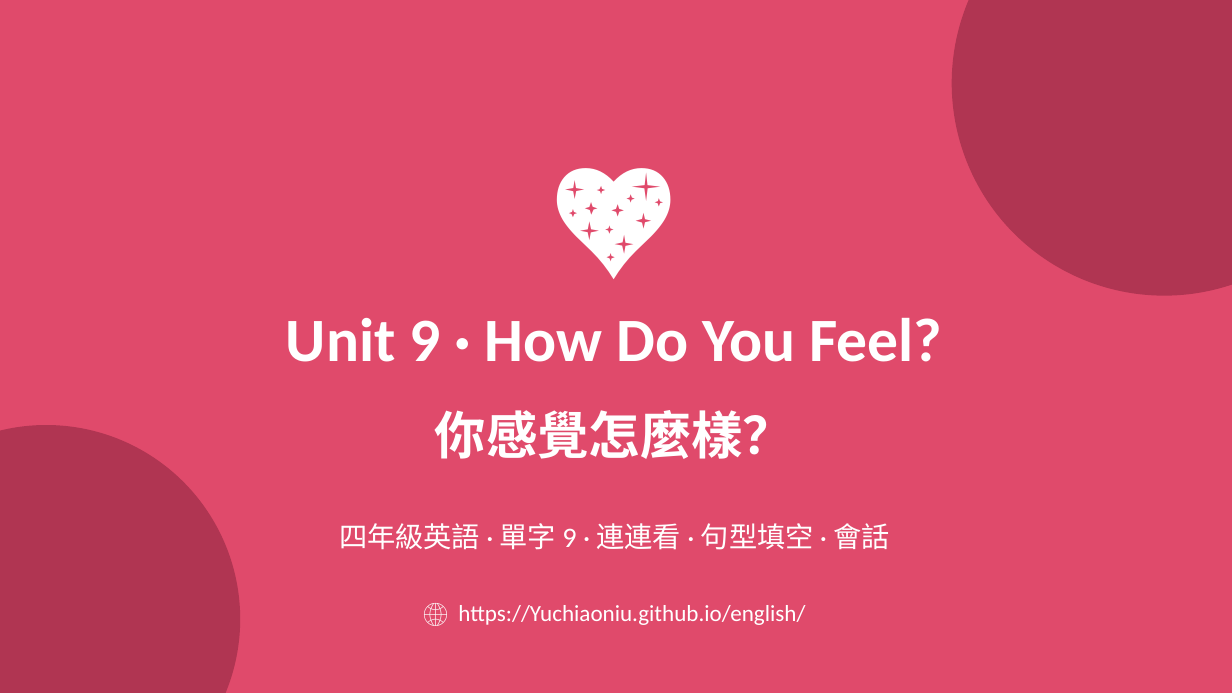
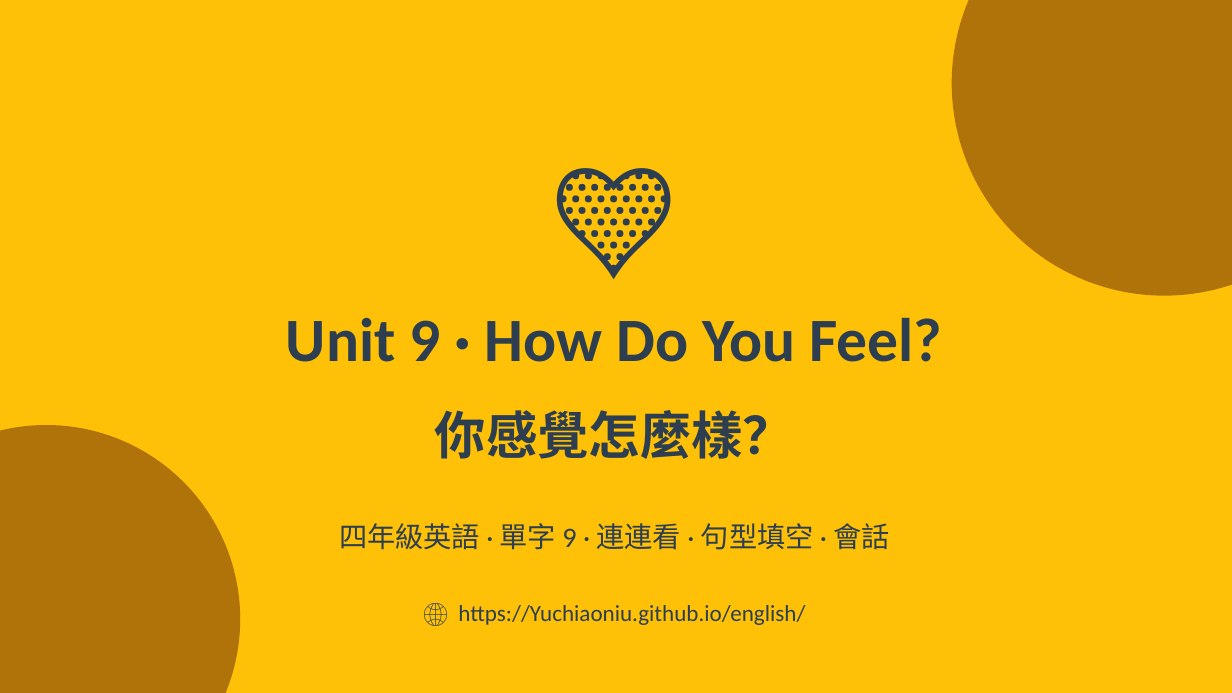
Before and after one commit to Yuchiaoniu/english, a slide deck: slide 1 of Unit9_How_Do_You_Feel.pptx. Drawn at 1232x693 pixels with LibreOffice and Linux fonts; fonts in the diff are those of the drawing. Boxes give left, top, right and bottom in pixels: in the first picture for what was removed or moved away, otherwise in the second. Text is boxed around its words. In the diff, an @@ line names an element or a change of style, - is before the commit and + after.

```diff
--- a/Unit9_How_Do_You_Feel.pptx
+++ b/Unit9_How_Do_You_Feel.pptx
@@ background #E04A6B to #FFC107 @@
@@ ellipse at bbox=[952, 0, 1232, 296]: fill #B03552 to #B07309 @@
@@ text at bbox=[74, 129, 1155, 287]: text changed; text colour #FFFFFF to #2C3E50 @@
-💖
+💛
@@ ellipse at bbox=[0, 425, 240, 693]: fill #B03552 to #B07309 @@
@@ text colour #FFFFFF to #2C3E50 in 4 elements at bbox=[286, 317, 942, 362], bbox=[435, 410, 794, 459], bbox=[339, 523, 889, 550], bbox=[458, 605, 805, 625] @@
```
Also in this commit, not shown: 14 other slides changed, 3 other files.
